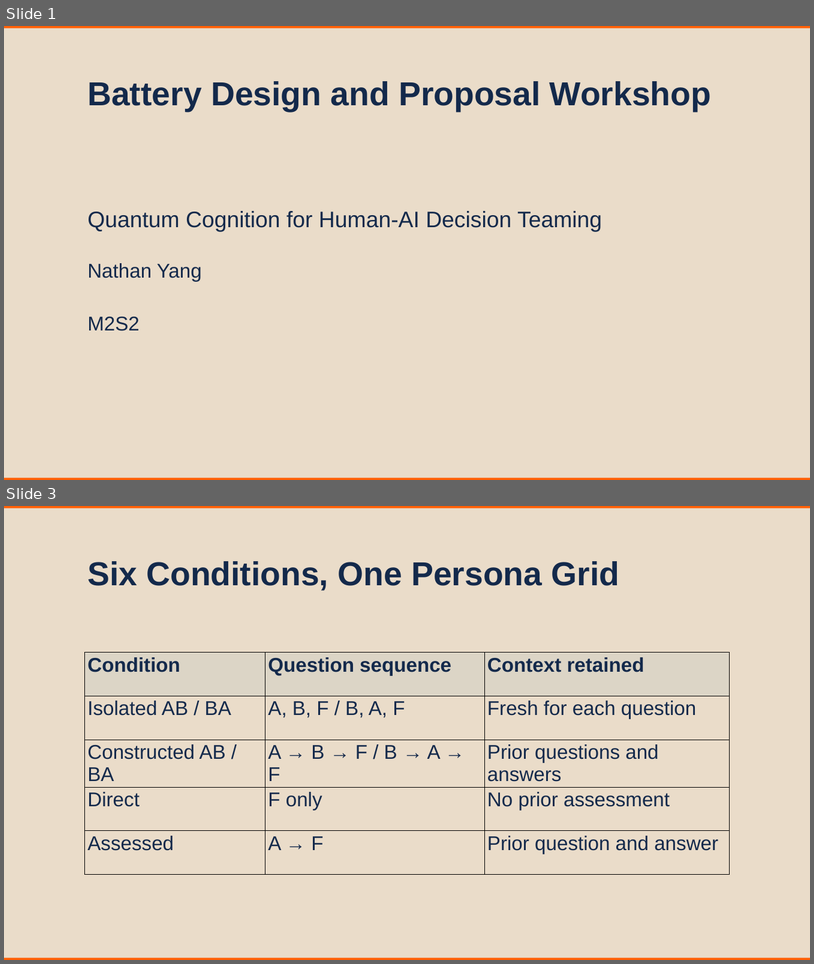
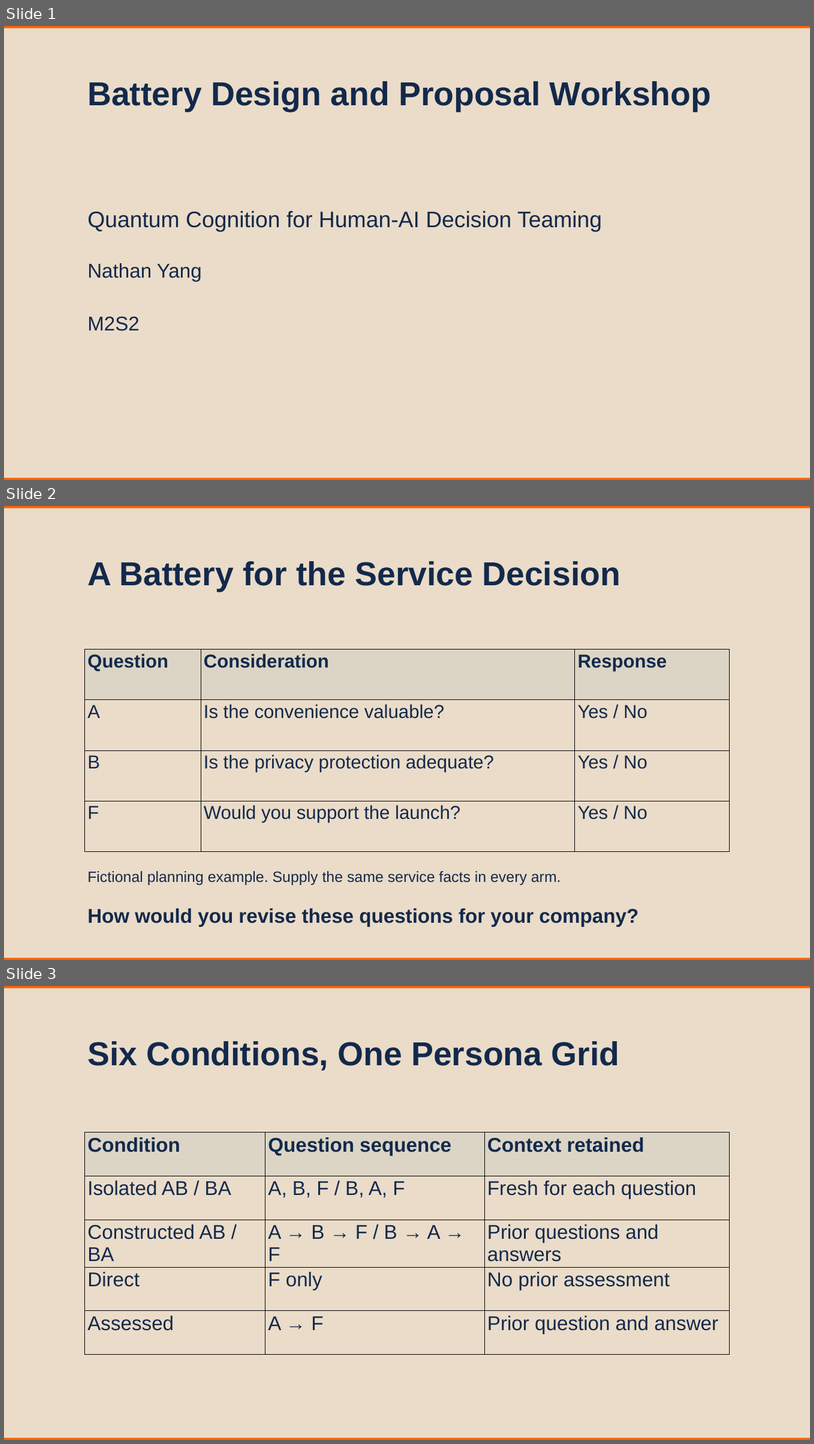
Before and after one commit to nene88991999/MSBAi_QuantumCognition, a slide deck: 03_Live_Sessions/M2S2_Battery_Design_and_Proposal_Workshop.pptx. Shown one above the other, each under a label of ours: slides 1 and 3 before the commit, slides 1, 2 and 3 after it; the slides between them are not shown. The pictures are 814x964 and 814x1444 pixels, drawn with LibreOffice and Linux fonts; fonts in the diff are those of the drawing. Boxes give left, top, right and bottom in pixels: in the first picture for what was removed or moved away, otherwise in the second. Text is boxed around its words. In the diff, an @@ line names an element or a change of style, - is before the commit and + after.

Commit message:
Add workshop visuals and official interface examples to all eight live sessions

```diff
--- a/03_Live_Sessions/M2S2_Battery_Design_and_Proposal_Workshop.pptx
+++ b/03_Live_Sessions/M2S2_Battery_Design_and_Proposal_Workshop.pptx
@@ slide 2 added at (4,506,810,960), background #EADCC9 @@
@@ rectangle added at (4,506,810,508), fill #FF5F05 @@
@@ text added at (87,561,621,591), 80 pt, text #13294B, bold @@
+A Battery for the Service Decision
@@ table added at (84,649,730,851), 4 rows, 3 columns @@
+Question | Consideration | Response
+A | Is the convenience valuable? | Yes / No
+B | Is the privacy protection adequate? | Yes / No
+F | Would you support the launch? | Yes / No
@@ text added at (87,871,561,885), 36 pt, text #13294B @@
+Fictional planning example. Supply the same service facts in every arm.
@@ text added at (87,908,639,926), 48 pt, text #13294B, bold @@
+How would you revise these questions for your company?
@@ rectangle added at (4,957,810,960), fill #FF5F05 @@
```
Also in this commit, not shown: 3 other slides added, 4 slides removed, 34 other files.
